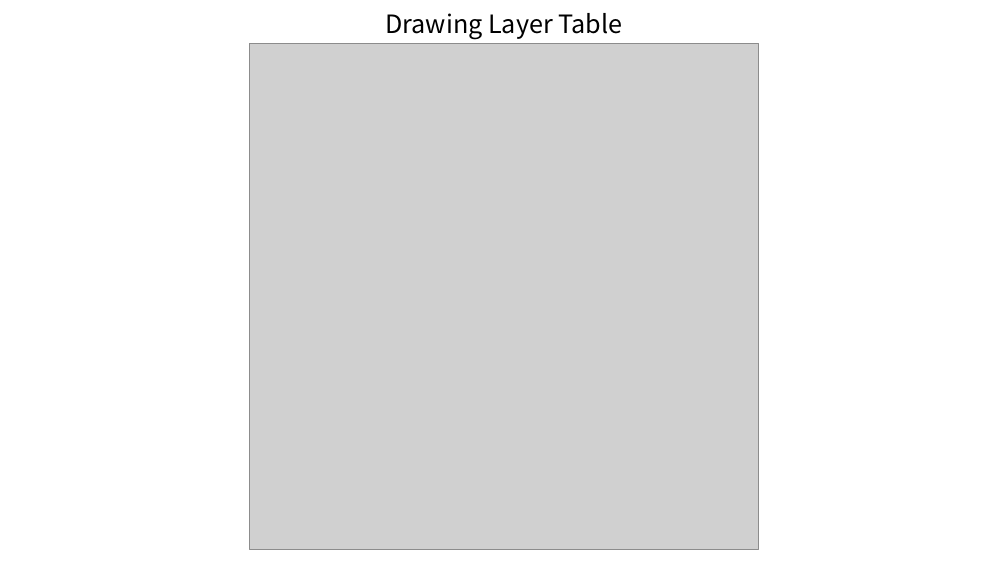
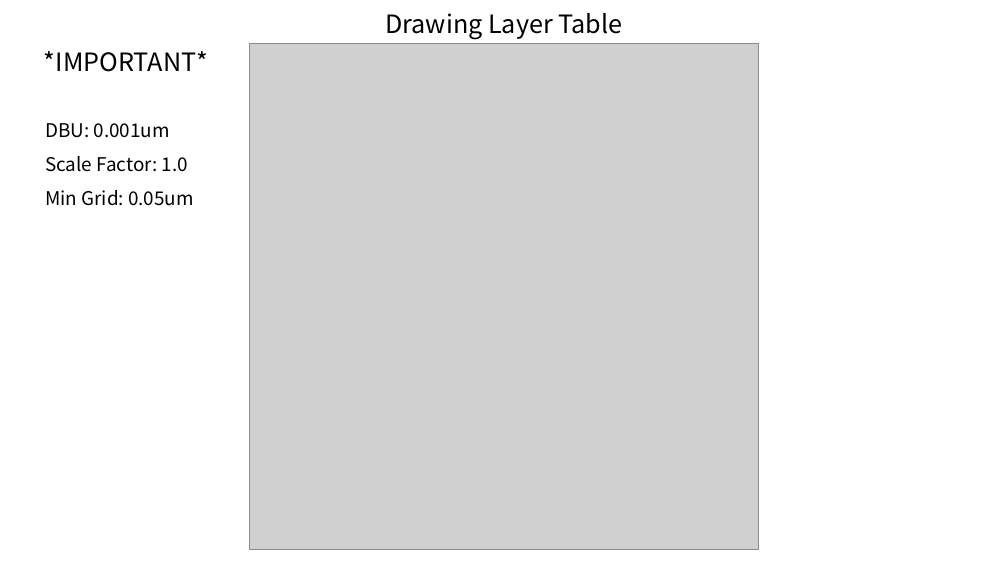
Before and after one commit to d-m-bailey/TR-1um, a slide deck: slide 2 of Document/TR-1um_DRC_summary.pptx. Drawn at 1008x567 pixels with LibreOffice and Linux fonts; fonts in the diff are those of the drawing; grey boxes stand for pictures. Boxes give left, top, right and bottom in pixels: in the first picture for what was removed or moved away, otherwise in the second. Text is boxed around its words. In the diff, an @@ line names an element or a change of style, - is before the commit and + after.

```diff
--- a/Document/TR-1um_DRC_summary.pptx
+++ b/Document/TR-1um_DRC_summary.pptx
@@ text added at bbox=[44, 51, 208, 206], 18 pt, text #000000 @@
+*IMPORTANT*
+  DBU: 0.001um
+  Scale Factor: 1.0
+  Min Grid: 0.05um
```
Also in this commit, not shown: 2 other slides changed, 1 other file.
